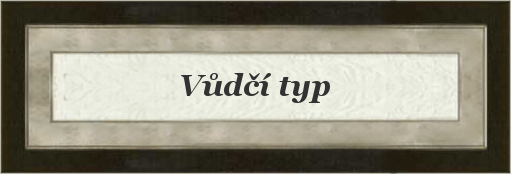
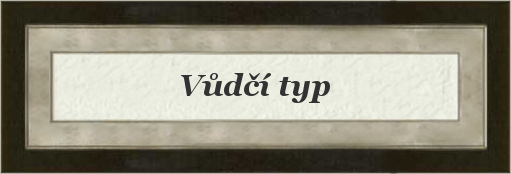
Revision of a layered 511px x 174px image; what changed, layer by layer:
painted on "Card" over box(30, 33, 488, 141)
